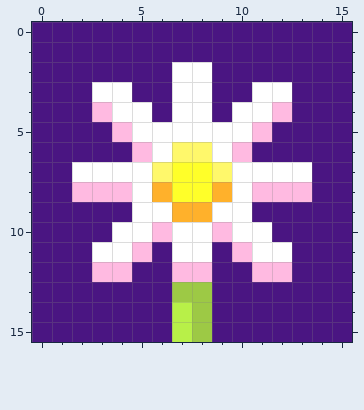
Pixel-art sprite -- tiles/plants/4.png. Above is the file before it was changed.
The file is 64x64 pixels, drawn in blocks of 4x4; one block is one cell here.
Once edited:
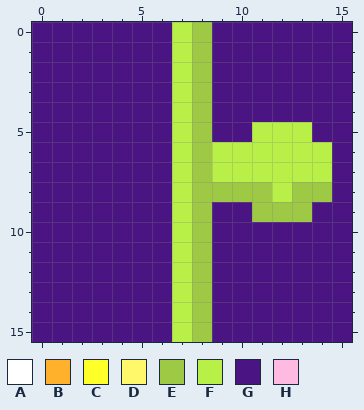
Palette (. is transparent): A #ffffff  B #ffb12b  C #ffff29  D #fff86b  E #9dc945  F #b8f048  G #4a1582  H #ffbae1
The exact change:
Colour A becomes colour E in rows 2 to 5 at x 8; in row 8 at x 10; in rows 10 to 11 at x 8.
Colour B becomes colour E in row 8 at x 9; in row 9 at x 8.
Colour C becomes colour E in rows 7 to 8 at x 8.
Colour D becomes colour E in row 6 at x 8.
Colour G becomes colour E in rows 0 to 1 at x 8; in row 8 at x 14; in row 9 at x 11 to 13.
Colour H becomes colour E in row 8 at x 11 and 13; in row 12 at x 8.
Colour A becomes colour F in rows 2 to 5 at x 7; in row 6 at x 9; in row 7 at x 10 to 13; in rows 10 to 11 at x 7.
Colour B becomes colour F in row 9 at x 7.
Colour C becomes colour F in rows 7 to 8 at x 7.
Colour D becomes colour F in row 6 at x 7; in row 7 at x 9.
Colour E becomes colour F in row 13 at x 7.
Colour G becomes colour F in rows 0 to 1 at x 7; in row 5 at x 12 to 13; in row 6 at x 11 to 14; in row 7 at x 14.
Colour H becomes colour F in row 5 at x 11; in row 6 at x 10; in row 8 at x 12; in row 12 at x 7.
Colour A becomes colour G in row 3 at x 3 to 4 and 11 to 12; in row 4 at x 4 to 5 and 10 to 11; in row 5 at x 5 to 6 and 9 to 10; in row 6 at x 6; in row 7 at x 2 to 5; in row 8 at x 5.
Colour A becomes colour G in row 9 at x 5 to 6 and 9 to 10; in row 10 at x 4 to 5 and 10 to 11; in row 11 at x 3 to 4 and 11 to 12.
Colour B becomes colour G in row 8 at x 6.
Colour D becomes colour G in row 7 at x 6.
Colour H becomes colour G in row 4 at x 3 and 12; in row 5 at x 4; in row 6 at x 5; in row 8 at x 2 to 4; in row 10 at x 6 and 9; in row 11 at x 5 and 10.
Colour H becomes colour G in row 12 at x 3 to 4 and 11 to 12.
Boxes around the changes in both pictures, in picture pixels (x1, y1, x2, y2):
changed: (72, 22, 332, 302)
